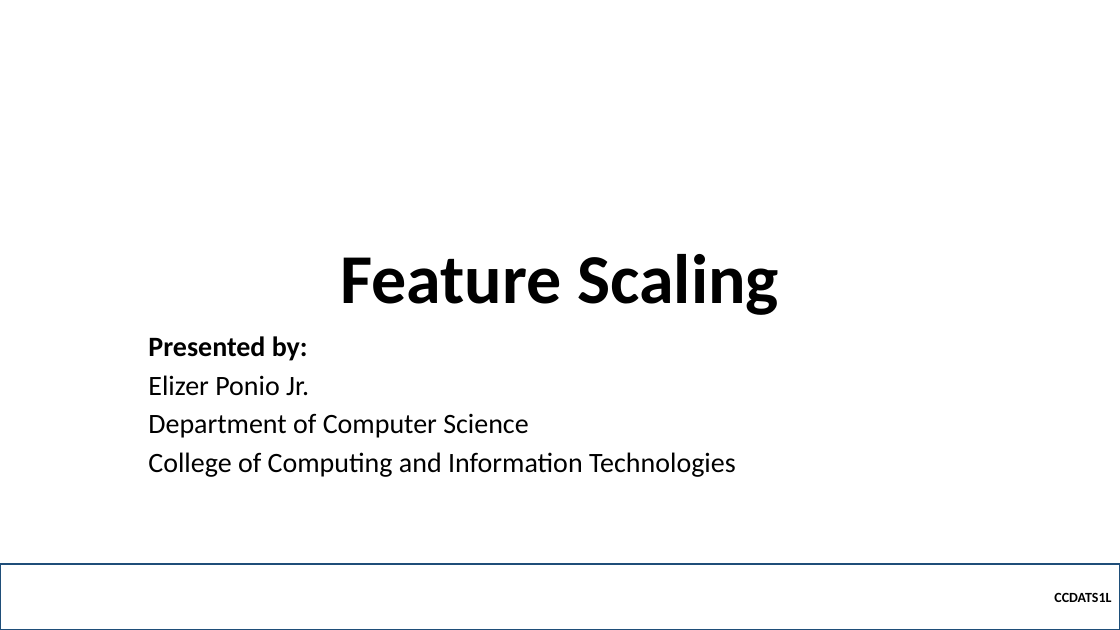
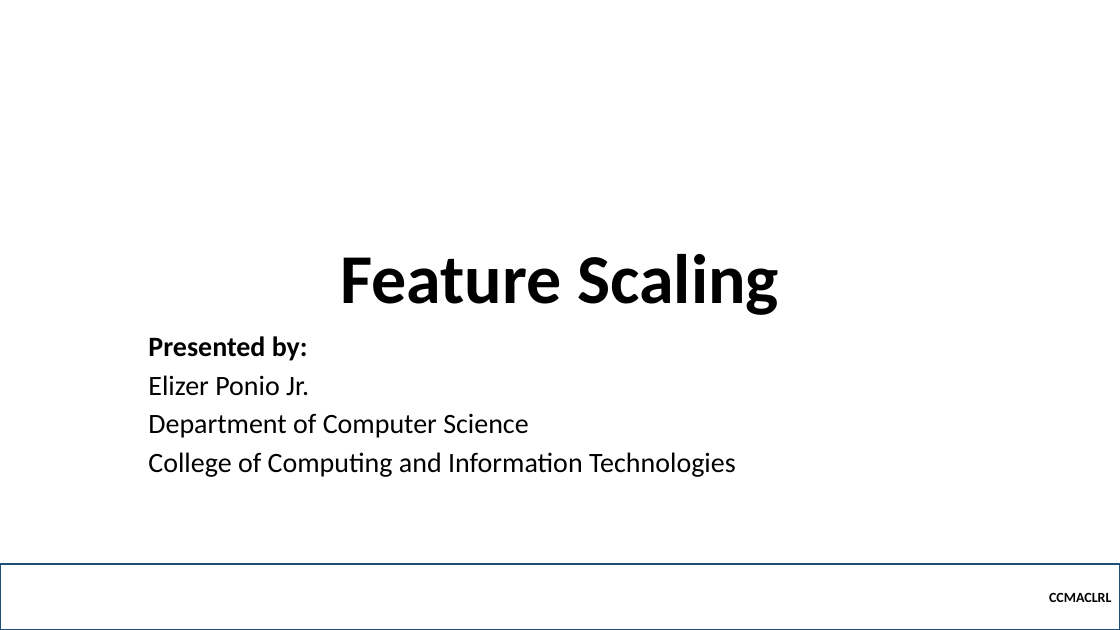
Before and after one commit to robitussin/CCMACLRL, a slide deck: slide 1 of 4 - Multiple Linear Regression/Feature Scaling.pptx. Drawn at 1120x630 pixels with LibreOffice and Linux fonts; fonts in the diff are those of the drawing; background and template pictures are left out. Boxes give left, top, right and bottom in pixels: in the first picture for what was removed or moved away, otherwise in the second. Text is boxed around its words. In the diff, an @@ line names an element or a change of style, - is before the commit and + after.

```diff
--- a/4 - Multiple Linear Regression/Feature Scaling.pptx
+++ b/4 - Multiple Linear Regression/Feature Scaling.pptx
@@ text in rectangle at (x1=1049, y1=592, x2=1111, y2=602): text changed @@
-  CCDATS1L
+  CCMACLRL
```
Also in this commit, not shown: 15 other slides changed, 4 other files.
